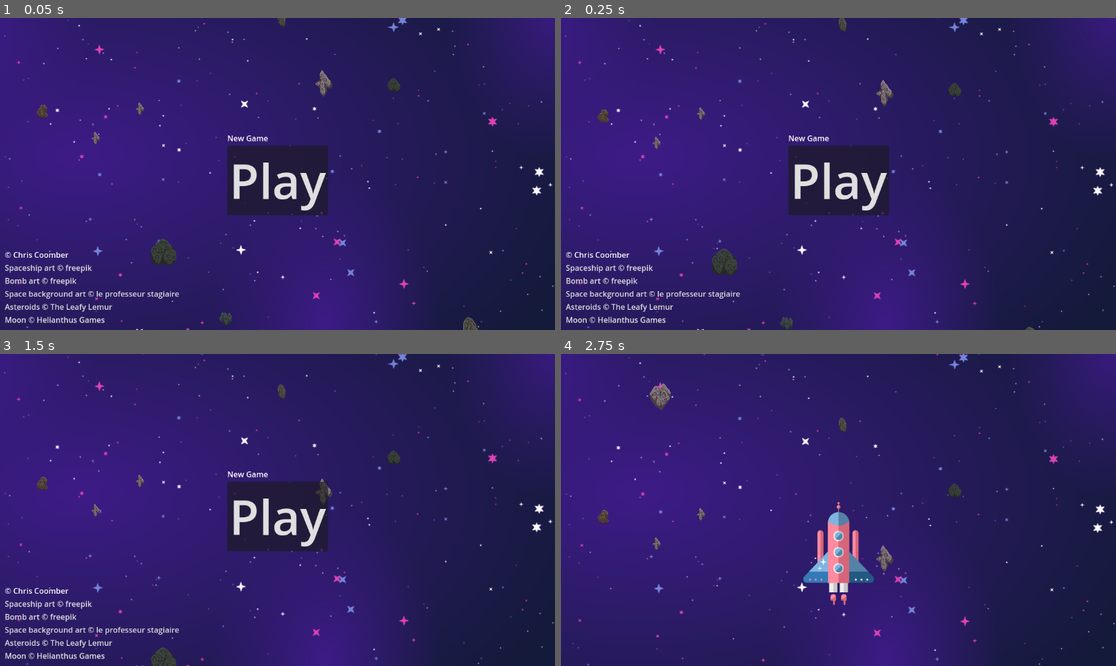
Above: before the commit, frames 1-4 (two rows, left to right).
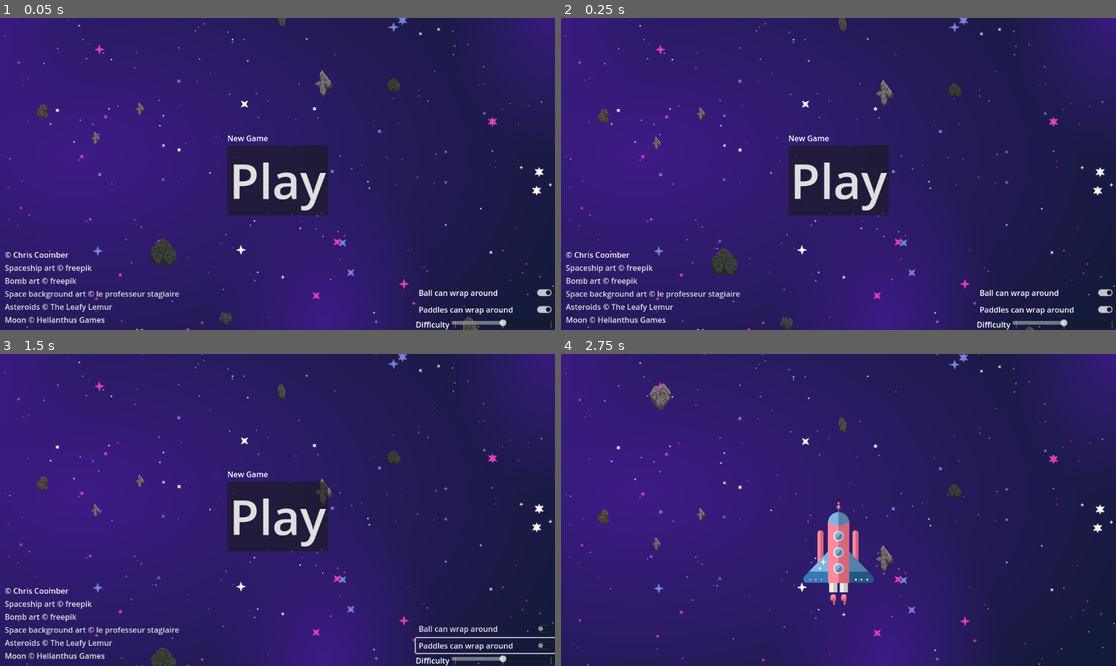
Above: after the commit, the same moments.

Repository: chriscoomber/space-pong
Game: Godot game, scene res://main.tscn
Two runs of this game, one before a commit and one after it. Both use one fixed random seed, a clock stepped at 60 frames per second and the inputs below.
Inputs (mouse positions are in pixels of both pictures, inside the frame that each line leads up to):
- Up to frame 1 (0.05 s): no input
- Up to frame 2 (0.25 s): no input
- Up to frame 3 (1.5 s): click (482, 628) at 0.5 s, where only the run after the commit has a clickable "Ball can wrap around"; click (482, 644) at 1.25 s, where only the run after the commit has a clickable "Paddles can wrap around"
- Up to frame 4 (2.75 s): click "Play" at 2 s

The runs differ from the first frame. In frame 1, 0.6% of the frame differs, in the area x 74-100%, y 86-100%; in frame 2, 0.6%; in frame 3, 0.8%; in frame 4, nothing differs.

Commit message:
Add pause menu and options for wraparound

Diff:
--- a/Ball.gd
+++ b/Ball.gd
@@ -40,11 +40,12 @@
 	if (not _started):
 		return;
 
-	# Wrap at the top and bottom
-	if (position.y > SCREEN_HEIGHT/2-BALL_HEIGHT):
-		position.y -= SCREEN_HEIGHT
-	if (position.y < -SCREEN_HEIGHT/2+BALL_HEIGHT):
-		position.y += SCREEN_HEIGHT
+	if GlobalConstants.ball_wraparound:
+		# Wrap at the top and bottom
+		if (position.y > SCREEN_HEIGHT/2 - BALL_HEIGHT):
+			position.y -= SCREEN_HEIGHT
+		if (position.y < -SCREEN_HEIGHT/2 + BALL_HEIGHT):
+			position.y += SCREEN_HEIGHT
 
 	var collision = move_and_collide(velocity * delta)
 	if collision:
@@ -55,7 +56,7 @@
 		var speed: float = collider.speed if "speed" in collider else 0.0
 
 		velocity = velocity.bounce(collision.get_normal())
-		velocity = velocity + Vector2(0.0, speed * 0.75) + absf(speed) * 0.2 * normal
+		velocity = velocity + Vector2(0.0, speed * GlobalConstants.BALL_Y_GROWTH) + absf(speed) * GlobalConstants.BALL_X_GROWTH * normal
 
 		if position.x < 576:
 			print("ball hit player paddle")
--- a/game.gd
+++ b/game.gd
@@ -4,12 +4,54 @@
 signal lose
 
 @export var autostart: bool = false
+var started: bool = false
 
 func start():
+	started = true
 	$Player.health = 3
 	$Opponent.health = 3
 	$Player.start()
 	$Opponent.start()
+
+	if GlobalConstants.ball_wraparound:
+		$TopAndBottomCollision/Top.disabled = true
+		$TopAndBottomCollision/Bottom.disabled = true
+	else:
+		$TopAndBottomCollision/Top.disabled = false
+		$TopAndBottomCollision/Bottom.disabled = false
+
+	# This isn't really the right place for this but I got lazy
+	match (GlobalConstants.difficulty):
+		1:
+			# Faster acceleration so more time at lower top speed
+			GlobalConstants.MAX_ACCELERATION = -9000.0
+			GlobalConstants.GRAVITY = 9000.0
+			GlobalConstants.MAX_SPEED = 500.0
+			# Less speed growth
+			GlobalConstants.BALL_X_GROWTH = 0.1
+			GlobalConstants.BALL_Y_GROWTH = 0.5
+			# Dumb AI
+			GlobalConstants.THINKING_TIME = 0.2
+			GlobalConstants.INACCURACY = 0.4
+		2:
+			GlobalConstants.MAX_ACCELERATION = -3000.0
+			GlobalConstants.GRAVITY = 2000.0
+			GlobalConstants.MAX_SPEED = 750.0
+			GlobalConstants.BALL_X_GROWTH = 0.2
+			GlobalConstants.BALL_Y_GROWTH = 0.75
+			# Medium AI
+			GlobalConstants.THINKING_TIME = 0.15
+			GlobalConstants.INACCURACY = 0.2
+		3:
+			GlobalConstants.MAX_ACCELERATION = -3000.0
+			GlobalConstants.GRAVITY = 2000.0
+			GlobalConstants.MAX_SPEED = 750.0
+			GlobalConstants.BALL_X_GROWTH = 0.2
+			GlobalConstants.BALL_Y_GROWTH = 0.75
+			# Smart AI
+			GlobalConstants.THINKING_TIME = 0.1
+			GlobalConstants.INACCURACY = 0.1
+
 	_new_round()
 
 func _new_round():
@@ -18,6 +60,7 @@
 	$Opponent.targetY = 0.0
 
 func stop():
+	started = false
 	$Player.stop()
 	$Opponent.stop()
 
@@ -27,7 +70,12 @@
 
 # Called every frame. 'delta' is the elapsed time since the previous frame.
 func _process(_delta):
-	pass
+	if Input.is_action_just_pressed("pause") and started:
+		if get_tree().paused:
+			get_tree().paused = false
+		else:
+			get_tree().paused = true
+
 
 func _physics_process(delta):
 	ParallaxConstants.reference_frame_speed += delta * ParallaxConstants.REFERENCE_FRAME_ACCELERATION
--- a/game.tscn
+++ b/game.tscn
@@ -8,16 +8,23 @@
 [sub_resource type="RectangleShape2D" id="RectangleShape2D_vljxf"]
 size = Vector2(139, 800)
 
+[sub_resource type="RectangleShape2D" id="RectangleShape2D_hbucv"]
+size = Vector2(1615, 126)
+
 [node name="Game" type="Node2D"]
+process_mode = 3
 position = Vector2(576, 324)
 script = ExtResource("1_xjtmt")
 autostart = true
 
 [node name="Player" parent="." instance=ExtResource("3_yck2a")]
+process_mode = 1
 
 [node name="Opponent" parent="." instance=ExtResource("4_gs1p3")]
+process_mode = 1
 
 [node name="Ball" parent="." instance=ExtResource("4_a26cu")]
+process_mode = 1
 autostart = false
 
 [node name="YouLose" type="Area2D" parent="."]
@@ -38,6 +45,16 @@
 position = Vector2(106, -4)
 shape = SubResource("RectangleShape2D_vljxf")
 
+[node name="TopAndBottomCollision" type="StaticBody2D" parent="."]
+
+[node name="Top" type="CollisionShape2D" parent="TopAndBottomCollision"]
+position = Vector2(-43, -387)
+shape = SubResource("RectangleShape2D_hbucv")
+
+[node name="Bottom" type="CollisionShape2D" parent="TopAndBottomCollision"]
+position = Vector2(-18, 386)
+shape = SubResource("RectangleShape2D_hbucv")
+
 [connection signal="ball_collided_with_player" from="Ball" to="Opponent" method="_on_ball_ball_collided_with_player"]
 [connection signal="body_entered" from="YouLose" to="." method="_on_you_lose_body_entered"]
 [connection signal="body_entered" from="YouWin" to="." method="_on_you_win_body_entered"]
--- a/global_constants.gd
+++ b/global_constants.gd
@@ -1,6 +1,15 @@
 extends Node
 
-const MAX_ACCELERATION: float = -3000.0
-const GRAVITY: float = 2000.0
-const MAX_SPEED: float = 750.0
+var MAX_ACCELERATION: float = -3000.0
+var GRAVITY: float = 2000.0
+var MAX_SPEED: float = 750.0
+var BALL_Y_GROWTH: float = 0.75
+var BALL_X_GROWTH: float = 0.2
+var THINKING_TIME: float = 0.15
+var INACCURACY: float = 0.2
+
 const MAX_Y: float = 240.0
+
+var ball_wraparound: bool = true
+var wraparound: bool = true
+var difficulty: int = 1
--- a/main.gd
+++ b/main.gd
@@ -1,13 +1,11 @@
 extends Node
+
+var paused: bool = false
 
 # Called when the node enters the scene tree for the first time.
 func _ready():
 	ParallaxConstants.reference_frame_speed = 100.0
 	$Game.hide()
-
-# Called every frame. 'delta' is the elapsed time since the previous frame.
-func _process(delta):
-	pass
 
 func start_game():
 	print("start")
@@ -34,3 +32,9 @@
 	$Game.hide()
 	$UI.last_game_was_won = true
 	$UI.state = $UI.State.PLAY_RETRY
+
+func _on_ui_exit_game():
+	$Game.stop()
+	$Game.hide()
+	$UI.last_game_was_won = false
+	$UI.state = $UI.State.PLAY_INITIAL
--- a/main.tscn
+++ b/main.tscn
@@ -21,4 +21,5 @@
 [connection signal="lose" from="Game" to="." method="_on_game_lose"]
 [connection signal="win" from="Game" to="." method="_on_game_win"]
 [connection signal="countdown_finished" from="UI" to="." method="_on_ui_countdown_finished"]
+[connection signal="exit_game" from="UI" to="." method="_on_ui_exit_game"]
 [connection signal="play_clicked" from="UI" to="." method="_on_ui_play_clicked"]
--- a/opponent.gd
+++ b/opponent.gd
@@ -1,8 +1,8 @@
 extends AnimatableBody2D
 
 const PADDLE_SEPARATION = 1000
-const THINKING_TIME: float = 0.15
-const INACCURACY: float = 0.2
+var thinking_time: float = 0.15
+var inaccuracy: float = 0.2
 
 var _started: bool = false
 var targetY: float = 0.0
@@ -50,7 +50,7 @@
 
 	if not thinking:
 		thinking = true
-		get_tree().create_timer(randf() * THINKING_TIME).timeout.connect(func(): thinking = false)
+		get_tree().create_timer(randf() * GlobalConstants.THINKING_TIME).timeout.connect(func(): thinking = false)
 		# Can calculate whether to thrust or not
 		if speed < 0:
 			# Going up. Where will I reach speed 0?
@@ -85,6 +85,5 @@
 func _on_ball_ball_collided_with_player(pos: Vector2, vel: Vector2):
 	# Calculate where ball should end up
 	targetY = pos.y + vel.y / vel.x * PADDLE_SEPARATION - 324
-	targetY += randf() * INACCURACY * vel.y # some inaccuracy
-	print(INACCURACY * vel.y)
+	targetY += randf() * GlobalConstants.INACCURACY * vel.y # some inaccuracy
 	targetY = wrapf(targetY, -324, 324)
--- a/player.gd
+++ b/player.gd
@@ -1,4 +1,6 @@
 extends AnimatableBody2D
+
+const SCREEN_HEIGHT: int = 648
 
 var speed: float = 0.0
 
@@ -23,7 +25,29 @@
 var _started: bool = false
 
 func start():
-	print('player start')
+	if (GlobalConstants.wraparound):
+		$CollisionAbove.set_deferred("disabled", false)
+		$CollisionBelow.set_deferred("disabled", false)
+		$SpriteAbove.show()
+		$SpriteBelow.show()
+		$TopWound/Above.show()
+		$TopWound/Below.show()
+		$MiddleWound/Above.show()
+		$MiddleWound/Below.show()
+		$BottomWound/Above.show()
+		$BottomWound/Below.show()
+	else:
+		$CollisionAbove.set_deferred("disabled", true)
+		$CollisionBelow.set_deferred("disabled", true)
+		$SpriteAbove.hide()
+		$SpriteBelow.hide()
+		$TopWound/Above.hide()
+		$TopWound/Below.hide()
+		$MiddleWound/Above.hide()
+		$MiddleWound/Below.hide()
+		$BottomWound/Above.hide()
+		$BottomWound/Below.hide()
+
 	_started = true
 	position.y = 0.0
 	speed = 0.0
@@ -45,4 +69,13 @@
 	else:
 		speed = clampf(speed + delta * GlobalConstants.GRAVITY, -GlobalConstants.MAX_SPEED, GlobalConstants.MAX_SPEED)
 
-	position.y = clampf(position.y + delta * speed, -GlobalConstants.MAX_Y, GlobalConstants.MAX_Y)
+	position.y = position.y + delta * speed
+
+	if GlobalConstants.wraparound:
+		# Wrap at the top and bottom
+		if (position.y > SCREEN_HEIGHT/2):
+			position.y -= SCREEN_HEIGHT
+		if (position.y < -SCREEN_HEIGHT/2):
+			position.y += SCREEN_HEIGHT
+	else:
+		position.y = clampf(position.y + delta * speed, -GlobalConstants.MAX_Y, GlobalConstants.MAX_Y)
--- a/player.tscn
+++ b/player.tscn
@@ -40,28 +40,88 @@
 position = Vector2(-500, 0)
 script = ExtResource("1_r571m")
 
-[node name="CollisionShape2D" type="CollisionShape2D" parent="."]
+[node name="CollisionMain" type="CollisionShape2D" parent="."]
 position = Vector2(-47, 1)
 rotation = 1.5708
 shape = SubResource("RectangleShape2D_td2oh")
 one_way_collision = true
 
-[node name="AnimatedSprite2D" type="AnimatedSprite2D" parent="."]
+[node name="SpriteMain" type="AnimatedSprite2D" parent="."]
 scale = Vector2(0.5, 0.5)
 sprite_frames = SubResource("SpriteFrames_xcpdc")
 autoplay = "default"
 
-[node name="TopWound" type="Sprite2D" parent="."]
+[node name="CollisionAbove" type="CollisionShape2D" parent="."]
+position = Vector2(-47, -647)
+rotation = 1.5708
+shape = SubResource("RectangleShape2D_td2oh")
+one_way_collision = true
+
+[node name="SpriteAbove" type="AnimatedSprite2D" parent="."]
+position = Vector2(0, -648)
+scale = Vector2(0.5, 0.5)
+sprite_frames = SubResource("SpriteFrames_xcpdc")
+autoplay = "default"
+
+[node name="CollisionBelow" type="CollisionShape2D" parent="."]
+position = Vector2(-47, 649)
+rotation = 1.5708
+shape = SubResource("RectangleShape2D_td2oh")
+one_way_collision = true
+
+[node name="SpriteBelow" type="AnimatedSprite2D" parent="."]
+position = Vector2(0, 648)
+scale = Vector2(0.5, 0.5)
+sprite_frames = SubResource("SpriteFrames_xcpdc")
+autoplay = "default"
+
+[node name="TopWound" type="Node2D" parent="."]
 position = Vector2(-5.5, -37)
+
+[node name="Above" type="Sprite2D" parent="TopWound"]
+position = Vector2(0, -648)
 scale = Vector2(0.5, 0.5)
 texture = ExtResource("3_agpnv")
 
-[node name="MiddleWound" type="Sprite2D" parent="."]
-position = Vector2(-5.5, -3.5)
+[node name="Main" type="Sprite2D" parent="TopWound"]
 scale = Vector2(0.5, 0.5)
 texture = ExtResource("3_agpnv")
 
-[node name="BottomWound" type="Sprite2D" parent="."]
-position = Vector2(-5.5, 30)
+[node name="Below" type="Sprite2D" parent="TopWound"]
+position = Vector2(0, 648)
 scale = Vector2(0.5, 0.5)
 texture = ExtResource("3_agpnv")
+
+[node name="MiddleWound" type="Node2D" parent="."]
+position = Vector2(-5.5, -3.5)
+
+[node name="Above" type="Sprite2D" parent="MiddleWound"]
+position = Vector2(0, -648)
+scale = Vector2(0.5, 0.5)
+texture = ExtResource("3_agpnv")
+
+[node name="Main" type="Sprite2D" parent="MiddleWound"]
+scale = Vector2(0.5, 0.5)
+texture = ExtResource("3_agpnv")
+
+[node name="Below" type="Sprite2D" parent="MiddleWound"]
+position = Vector2(0, 648)
+scale = Vector2(0.5, 0.5)
+texture = ExtResource("3_agpnv")
+
+[node name="BottomWound" type="Node2D" parent="."]
+position = Vector2(-5.5, 30)
+
+[node name="Above" type="Sprite2D" parent="BottomWound"]
+position = Vector2(0, -648)
+scale = Vector2(0.5, 0.5)
+texture = ExtResource("3_agpnv")
+
+[node name="Main" type="Sprite2D" parent="BottomWound"]
+scale = Vector2(0.5, 0.5)
+texture = ExtResource("3_agpnv")
+
+[node name="Below" type="Sprite2D" parent="BottomWound"]
+position = Vector2(0, 648)
+scale = Vector2(0.5, 0.5)
+texture = ExtResource("3_agpnv")
--- a/project.godot
+++ b/project.godot
@@ -27,6 +27,11 @@
 "events": [Object(InputEventKey,"resource_local_to_scene":false,"resource_name":"","device":-1,"window_id":0,"alt_pressed":false,"shift_pressed":false,"ctrl_pressed":false,"meta_pressed":false,"pressed":false,"keycode":0,"physical_keycode":32,"key_label":0,"unicode":32,"echo":false,"script":null)
 ]
 }
+pause={
+"deadzone": 0.5,
+"events": [Object(InputEventKey,"resource_local_to_scene":false,"resource_name":"","device":-1,"window_id":0,"alt_pressed":false,"shift_pressed":false,"ctrl_pressed":false,"meta_pressed":false,"pressed":false,"keycode":0,"physical_keycode":4194305,"key_label":0,"unicode":0,"echo":false,"script":null)
+]
+}
 
 [rendering]
 
--- a/ui.gd
+++ b/ui.gd
@@ -2,6 +2,7 @@
 
 signal play_clicked
 signal countdown_finished
+signal exit_game
 
 var have_hidden_controls: bool = false
 var last_game_was_won: bool = false
@@ -18,6 +19,7 @@
 		$Attributions.hide()
 		$Countdown.hide()
 		$Controls.hide()
+		$Options.hide()
 
 		match newstate:
 			State.PLAY_INITIAL:
@@ -25,10 +27,12 @@
 				$Middle/InfoLabel.text = "New Game"
 				$Middle/PlayButton.show()
 				$Attributions.show()
+				$Options.show()
 			State.PLAY_RETRY:
 				$Middle/InfoLabel.show()
 				$Middle/InfoLabel.text = "You won!" if last_game_was_won else "You lose!"
 				$Middle/PlayAgainButton.show()
+				$Options.show()
 			State.HIDDEN:
 				pass
 			State.COUNTDOWN:
@@ -36,16 +40,22 @@
 				if (not have_hidden_controls): $Controls.show()
 				$Countdown.start()
 
-
 # Called when the node enters the scene tree for the first time.
 func _ready():
 	state = State.PLAY_INITIAL
+	GlobalConstants.ball_wraparound = $Options/BallWraparoundToggle.button_pressed
+	GlobalConstants.wraparound = $Options/WraparoundToggle.button_pressed
+	GlobalConstants.difficulty = int($Options/HBoxContainer/DifficultySlider.value)
 
 # Called every frame. 'delta' is the elapsed time since the previous frame.
 func _process(delta):
-	if Input.is_action_pressed("thrust"):
+	if Input.is_action_just_pressed("thrust"):
 		have_hidden_controls = true
 		$Controls.hide()
+	if get_tree().paused:
+		$PauseMenu.show()
+	else:
+		$PauseMenu.hide()
 
 func _on_play_button_pressed():
 	emit_signal("play_clicked")
@@ -58,3 +68,20 @@
 # - PLAY_RETRY: game over, play to retry
 # - HIDDEN: no UI
 enum State {PLAY_INITIAL, PLAY_RETRY, HIDDEN, COUNTDOWN}
+
+
+func _on_wraparound_toggle_toggled(toggled_on):
+	GlobalConstants.wraparound = toggled_on
+	print('Changed wraparound: ', GlobalConstants.wraparound)
+
+func _on_difficulty_slider_value_changed(value):
+	GlobalConstants.difficulty = int(value)
+	print('Changed difficulty: ', GlobalConstants.difficulty)
+
+func _on_button_pressed():
+	get_tree().paused = false
+	emit_signal("exit_game")
+
+func _on_ball_wraparound_toggle_toggled(toggled_on):
+	GlobalConstants.ball_wraparound = toggled_on
+	print('Changed ball wraparound: ', GlobalConstants.ball_wraparound)
--- a/ui.tscn
+++ b/ui.tscn
@@ -4,6 +4,7 @@
 [ext_resource type="PackedScene" uid="uid://cpnksao65rk33" path="res://countdown.tscn" id="2_8iv4q"]
 
 [node name="UI" type="Control"]
+process_mode = 3
 layout_mode = 3
 anchors_preset = 15
 anchor_right = 1.0
@@ -110,6 +111,84 @@
 theme_override_font_sizes/font_size = 30
 text = "Press [Space] to accelerate!"
 
+[node name="Options" type="VBoxContainer" parent="."]
+layout_mode = 1
+anchors_preset = 3
+anchor_left = 1.0
+anchor_top = 1.0
+anchor_right = 1.0
+anchor_bottom = 1.0
+offset_left = -289.0
+offset_top = -58.0
+grow_horizontal = 0
+grow_vertical = 0
+
+[node name="BallWraparoundToggle" type="CheckButton" parent="Options"]
+layout_mode = 2
+button_pressed = true
+text = "Ball can wrap around"
+
+[node name="WraparoundToggle" type="CheckButton" parent="Options"]
+layout_mode = 2
+button_pressed = true
+text = "Paddles can wrap around"
+
+[node name="HBoxContainer" type="HBoxContainer" parent="Options"]
+layout_mode = 2
+
+[node name="Label" type="Label" parent="Options/HBoxContainer"]
+layout_mode = 2
+text = "Difficulty"
+
+[node name="DifficultySlider" type="HSlider" parent="Options/HBoxContainer"]
+layout_mode = 2
+size_flags_horizontal = 3
+min_value = 1.0
+max_value = 3.0
+value = 2.0
+tick_count = 3
+ticks_on_borders = true
+
+[node name="PauseMenu" type="Control" parent="."]
+layout_mode = 1
+anchors_preset = 15
+anchor_right = 1.0
+anchor_bottom = 1.0
+grow_horizontal = 2
+grow_vertical = 2
+
+[node name="ColorRect" type="ColorRect" parent="PauseMenu"]
+layout_mode = 1
+anchors_preset = 15
+anchor_right = 1.0
+anchor_bottom = 1.0
+grow_horizontal = 2
+grow_vertical = 2
+color = Color(0, 0, 0, 0.12549)
+
+[node name="VBoxContainer" type="VBoxContainer" parent="PauseMenu"]
+layout_mode = 1
+anchors_preset = 15
+anchor_right = 1.0
+anchor_bottom = 1.0
+grow_horizontal = 2
+grow_vertical = 2
+alignment = 1
+
+[node name="Label" type="Label" parent="PauseMenu/VBoxContainer"]
+layout_mode = 2
+size_flags_horizontal = 4
+text = "Paused"
+
+[node name="Button" type="Button" parent="PauseMenu/VBoxContainer"]
+layout_mode = 2
+size_flags_horizontal = 4
+text = "Exit"
+
 [connection signal="pressed" from="Middle/PlayAgainButton" to="." method="_on_play_button_pressed"]
 [connection signal="pressed" from="Middle/PlayButton" to="." method="_on_play_button_pressed"]
 [connection signal="go" from="Countdown" to="." method="_on_countdown_go"]
+[connection signal="toggled" from="Options/BallWraparoundToggle" to="." method="_on_ball_wraparound_toggle_toggled"]
+[connection signal="toggled" from="Options/WraparoundToggle" to="." method="_on_wraparound_toggle_toggled"]
+[connection signal="value_changed" from="Options/HBoxContainer/DifficultySlider" to="." method="_on_difficulty_slider_value_changed"]
+[connection signal="pressed" from="PauseMenu/VBoxContainer/Button" to="." method="_on_button_pressed"]
Not shown: 1 places in game.tscn that only renumber resources
